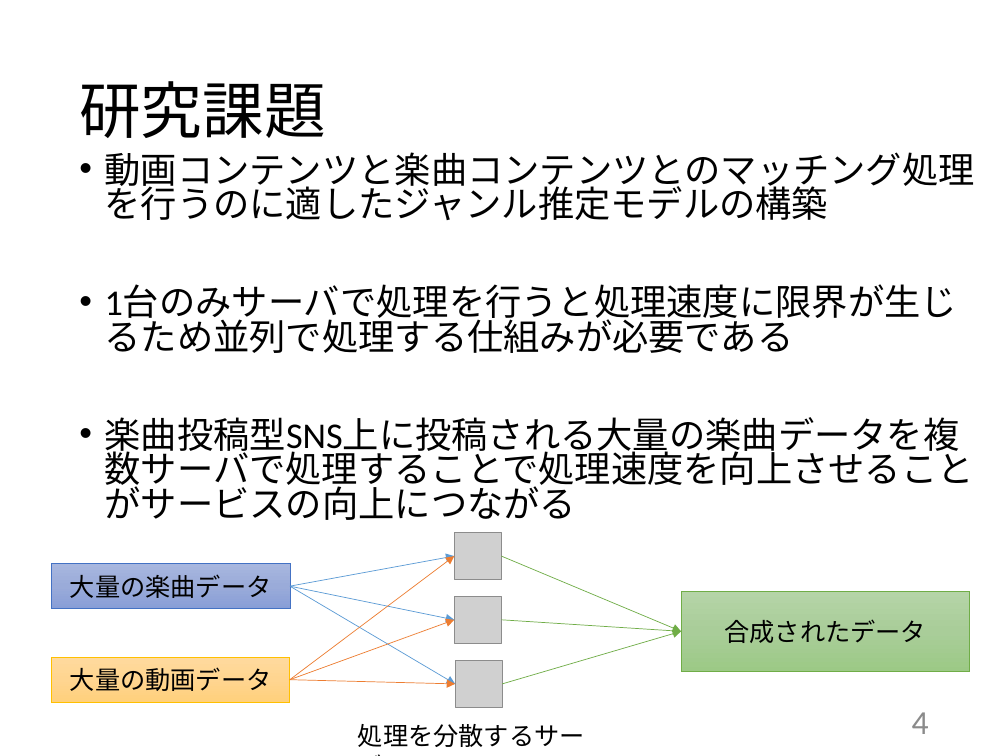
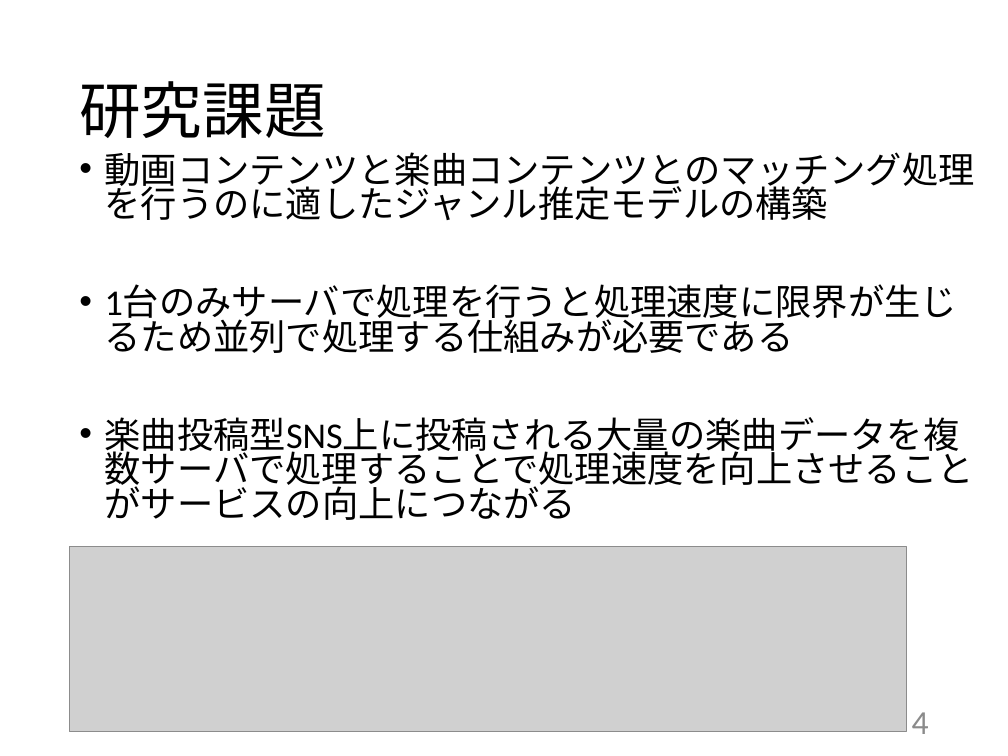
Before and after one commit to kait-takanolab/1821144-yoshii-thesis, a slide deck: slide 4 of 発表用スライド/1821144_卒研発表.pptx. Drawn at 1008x756 pixels with LibreOffice and Linux fonts; fonts in the diff are those of the drawing; grey boxes stand for pictures. Boxes give left, top, right and bottom in pixels: in the first picture for what was removed or moved away, otherwise in the second. Text is boxed around its words. In the diff, an @@ line names an element or a change of style, - is before the commit and + after.

```diff
--- a/発表用スライド/1821144_卒研発表.pptx
+++ b/発表用スライド/1821144_卒研発表.pptx
@@ picture added at (x1=70, y1=546, x2=906, y2=732) @@
@@ arrow removed from (290, 587) to (456, 683) @@
@@ group removed at (x1=51, y1=532, x2=970, y2=747): 8 arrows, 3 rectangles, 3 pictures, 1 text @@
-大量の楽曲データ
-処理を分散するサーバー
-大量の動画データ
-合成されたデータ
```
Also in this commit, not shown: 3 other slides changed, 1 slide added, 1 slide removed.
